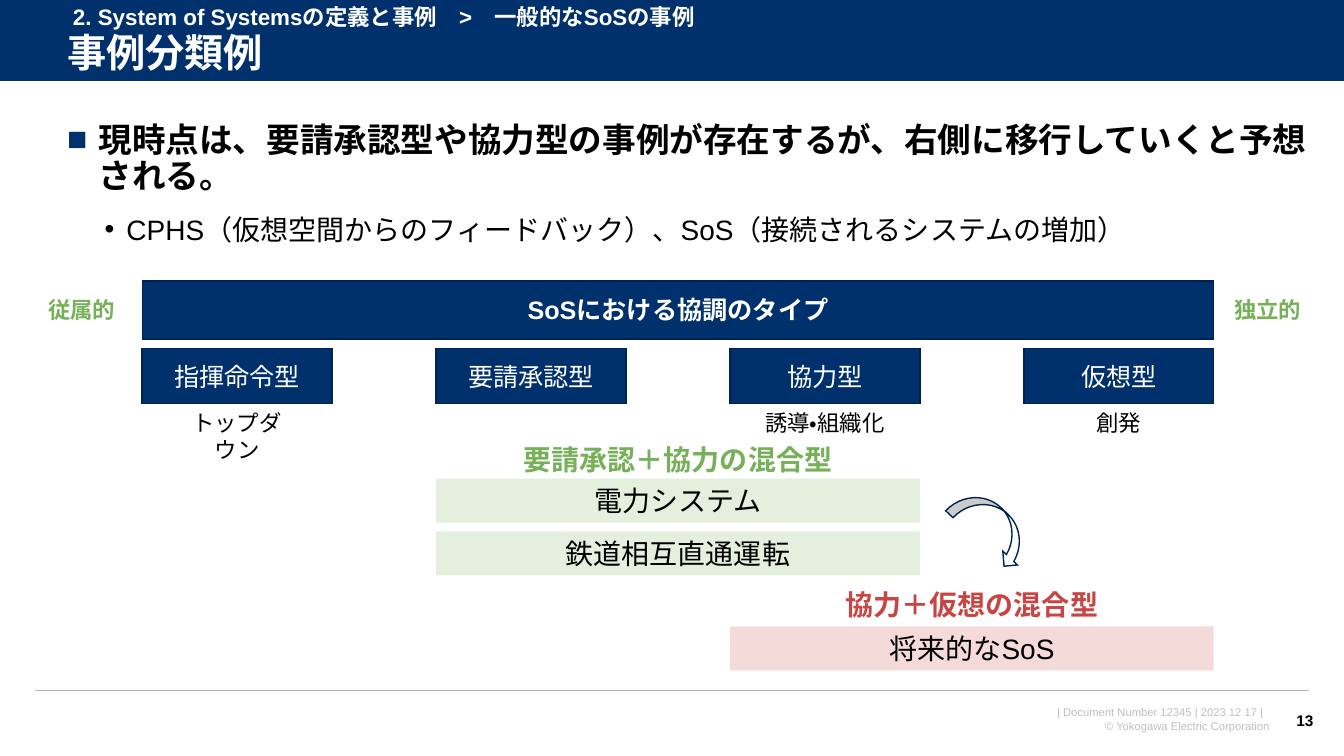
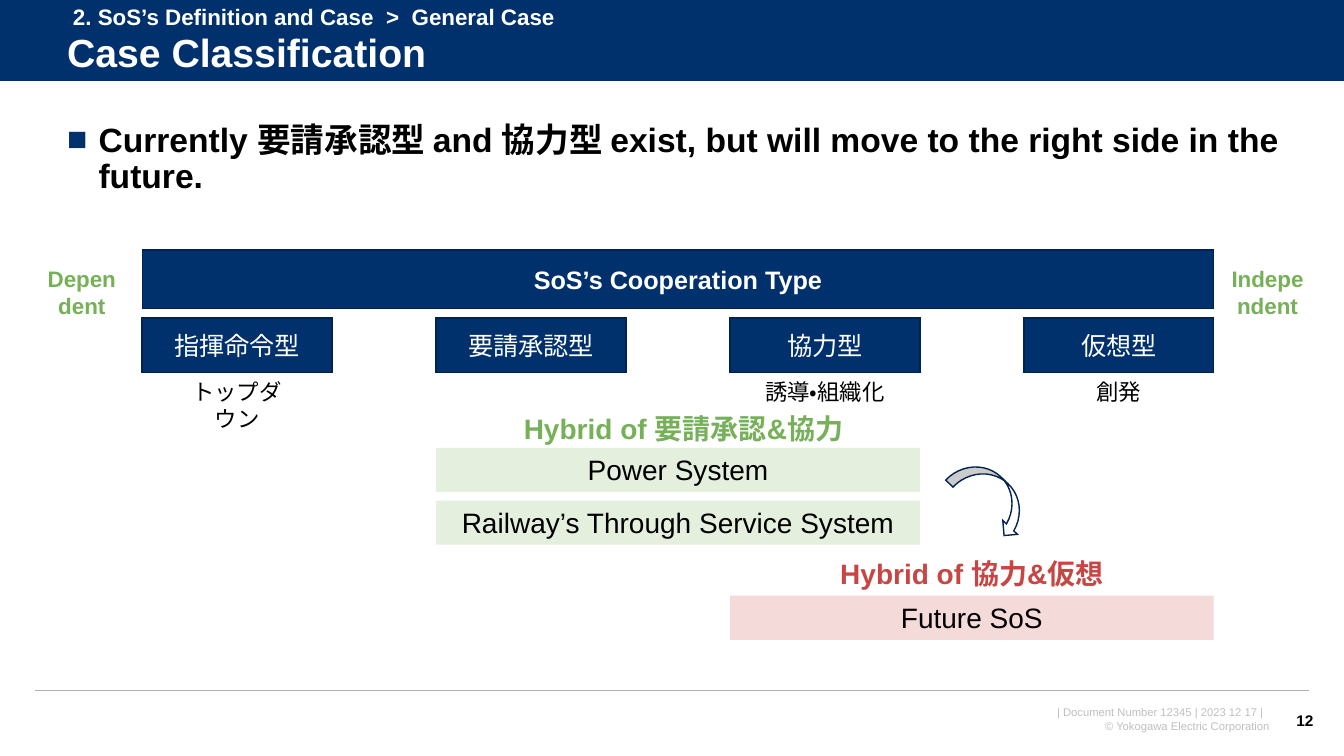
Before and after one commit to watarukumagai-git/opt, a slide deck: slide 12 of SoS/240322_SoS_kumagai.pptx (slide 13 before the commit). Drawn at 1344x756 pixels with LibreOffice and Linux fonts; fonts in the diff are those of the drawing; background and template pictures are left out. Boxes give left, top, right and bottom in pixels: in the first picture for what was removed or moved away, otherwise in the second. Text is boxed around its words. In the diff, an @@ line names an element or a change of style, - is before the commit and + after.

```diff
--- a/SoS/240322_SoS_kumagai.pptx
+++ b/SoS/240322_SoS_kumagai.pptx
@@ text at <box>73,8,554,26</box>: text changed @@
-2. System of Systemsの定義と事例 > 一般的なSoSの事例
+2. SoS’s Definition and Case > General Case
@@ text at <box>67,38,426,68</box>: text changed @@
-事例分類例
+Case Classification
@@ text at <box>99,123,1278,189</box>: text changed @@
-■ 現時点は、要請承認型や協力型の事例が存在するが、右側に移行していくと予想される。
-  • CPHS（仮想空間からのフィードバック）、SoS（接続されるシステムの増加）
+■ Currently 要請承認型 and 協力型 exist, but will move to the right side in the future.
@@ text at <box>48,299,115,320</box>: text changed @@
-従属的
+Dependent
@@ text in rectangle at <box>534,270,822,294</box>: text changed @@
-SoSにおける協調のタイプ
+SoS’s Cooperation Type
@@ text at <box>1234,299,1301,320</box>: text changed @@
-独立的
+Independent
@@ text at <box>524,415,844,444</box>: text changed @@
-要請承認＋協力の混合型
+Hybrid of 要請承認&協力
@@ 8 rectangles, 3 texts, 1 curved left arrow: place and size @@
-8 rectangles, 3 texts, 1 curved left arrow at <box>142,281,1214,670</box>
+8 rectangles, 3 texts, 1 curved left arrow at <box>142,250,1214,640</box>
@@ text in rectangle at <box>588,460,768,486</box>: text changed @@
-電力システム
+Power System
@@ text in rectangle at <box>462,512,893,538</box>: text changed @@
-鉄道相互直通運転
+Railway’s Through Service System
@@ text at <box>840,560,1103,589</box>: text changed @@
-協力＋仮想の混合型
+Hybrid of 協力&仮想
@@ text in rectangle at <box>901,608,1043,629</box>: text changed @@
-将来的なSoS
+Future SoS
@@ page number at <box>1296,715,1313,726</box>: text changed @@
-13
+12
```
Also in this commit, not shown: 13 other slides changed, 4 slides added, 8 slides removed.
